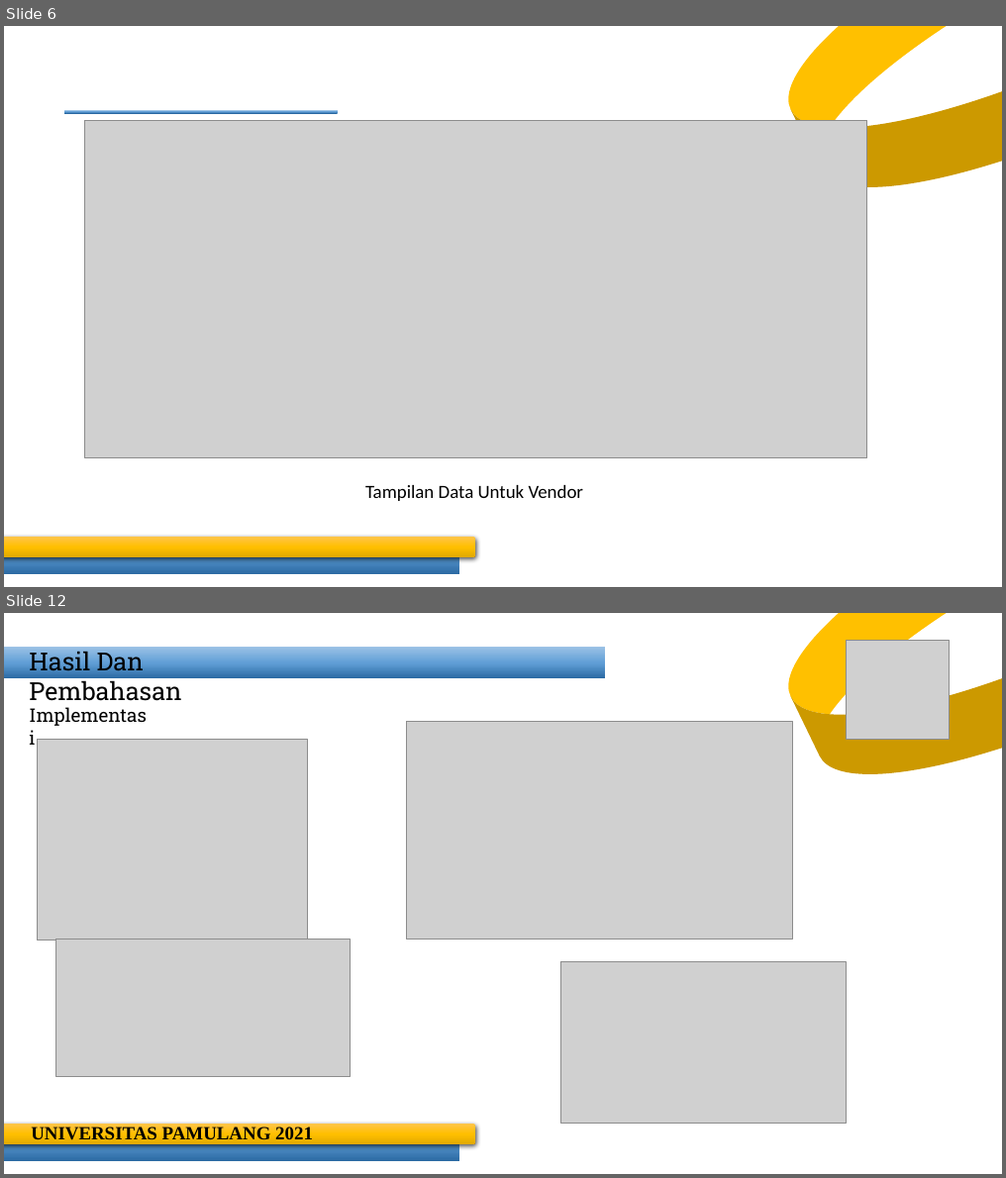
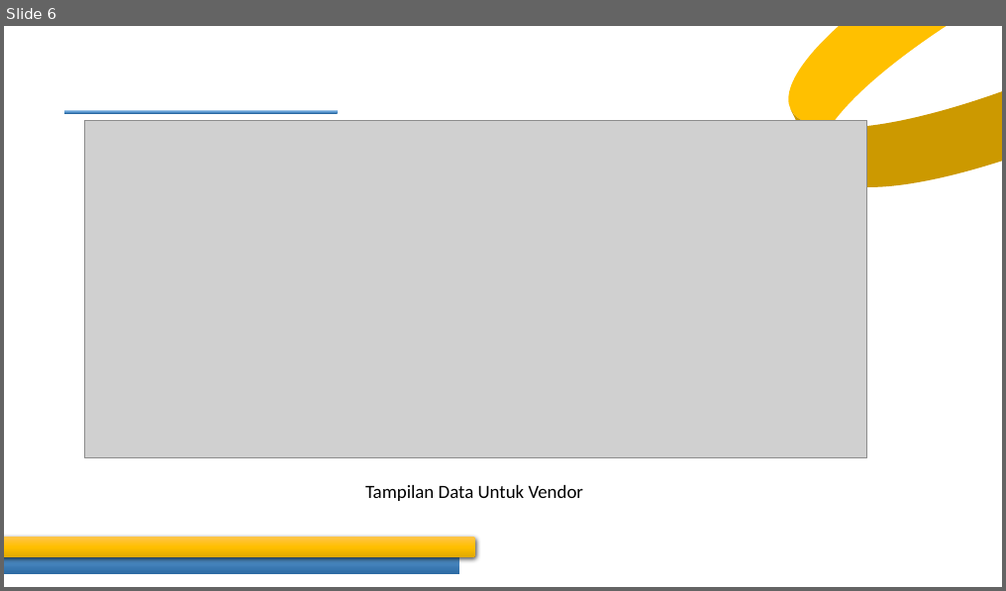
Before and after one commit to nopri888-anto/tender-app, a slide deck: Modul.pptx. Shown one above the other, each under a label of ours: slides 6 and 12 before the commit, slide 6 after it; the slides between them are not shown. The pictures are 1006x1178 and 1006x591 pixels, drawn with LibreOffice and Linux fonts; fonts in the diff are those of the drawing; grey boxes stand for pictures. Boxes give left, top, right and bottom in pixels: in the first picture for what was removed or moved away, otherwise in the second. Text is boxed around its words. In the diff, an @@ line names an element or a change of style, - is before the commit and + after.

```diff
--- a/Modul.pptx
+++ b/Modul.pptx
@@ slide 12 removed at (4, 613, 1002, 1174), background #FFFFFF @@
@@ curved left arrow removed at (741, 613, 1002, 831) @@
@@ picture removed at (846, 640, 948, 740) @@
@@ rectangle removed at (4, 646, 605, 678) @@
@@ text removed at (29, 648, 181, 701) @@
-Hasil Dan Pembahasan
@@ text removed at (22, 700, 155, 730) @@
-Implementasi
@@ picture removed at (407, 722, 792, 940) @@
@@ picture removed at (37, 740, 308, 941) @@
@@ picture removed at (55, 940, 350, 1077) @@
@@ picture removed at (560, 961, 846, 1124) @@
@@ corner removed at (4, 1118, 460, 1161) @@
@@ rounded rectangle removed at (4, 1124, 475, 1146) @@
@@ text removed at (31, 1125, 313, 1141) @@
-UNIVERSITAS PAMULANG 2021
```
Also in this commit, not shown: 3 slides changed, 2 slides added, 6 other slides removed, 10 other files.
